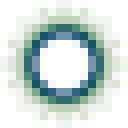
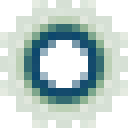
Revision of a layered w=128, h=128 image; what changed, layer by layer:
added layer "darken" above "Layer 1" over [0, 0, 128, 128]
